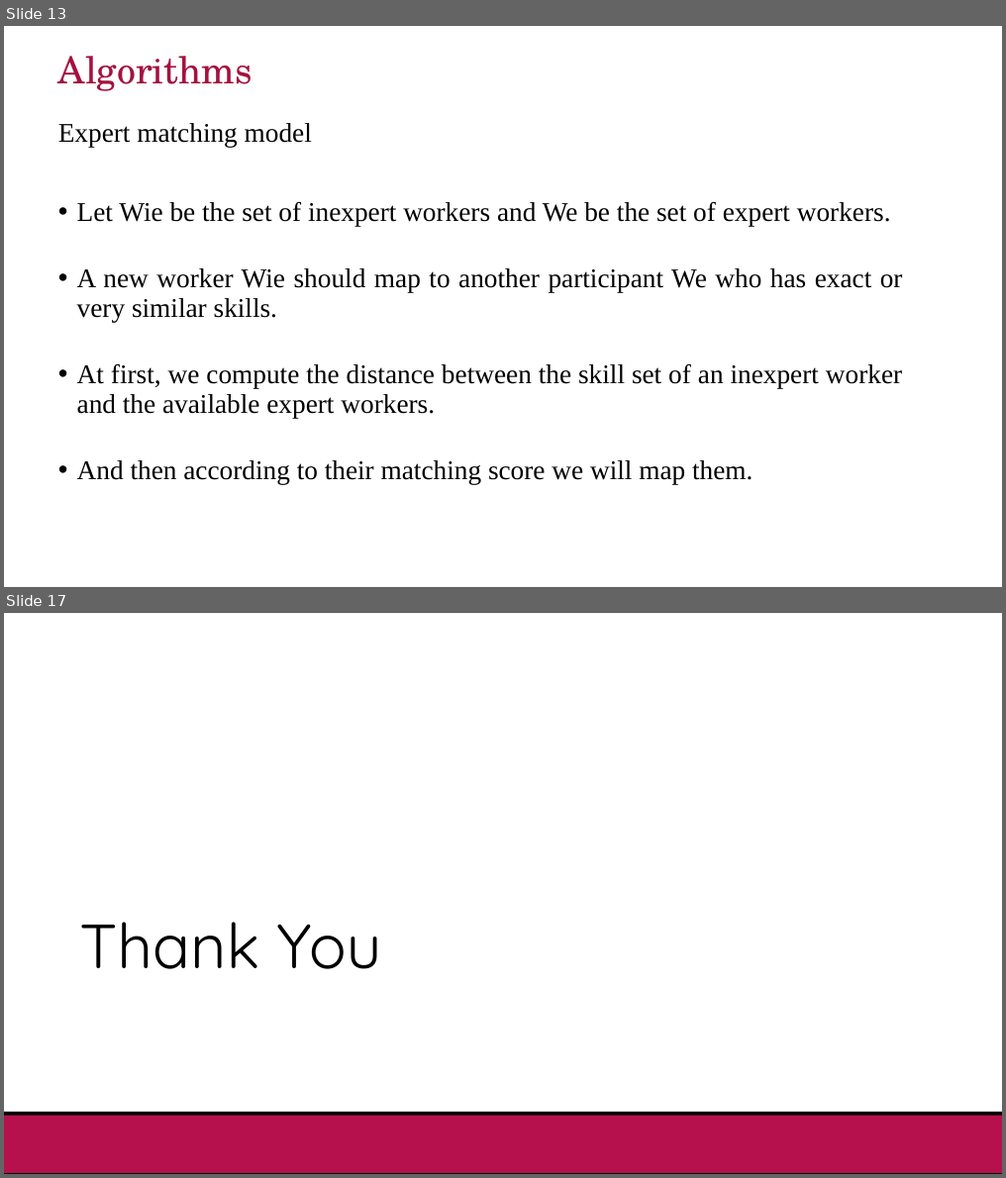
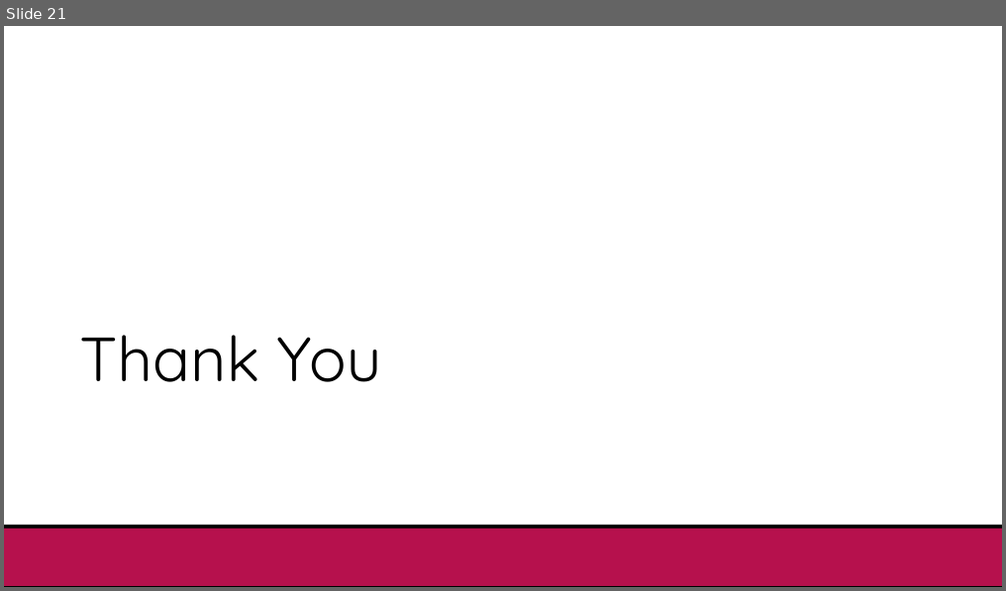
Before and after one commit to manikantathota23/Effective-Task-Allocation-and-Failure-detection, a slide deck: Documentation/First_review_D6.pptx. Shown one above the other, each under a label of ours: slides 13 and 17 before the commit, slide 21 after it; the slides between them are not shown. The pictures are 1006x1178 and 1006x591 pixels, drawn with LibreOffice and Linux fonts; fonts in the diff are those of the drawing; background and template pictures are left out. Boxes give left, top, right and bottom in pixels: in the first picture for what was removed or moved away, otherwise in the second. Text is boxed around its words. In the diff, an @@ line names an element or a change of style, - is before the commit and + after.

```diff
--- a/Documentation/First_review_D6.pptx
+++ b/Documentation/First_review_D6.pptx
@@ slide 13 removed at (4, 26, 1002, 587), background #FFFFFF @@
@@ title removed at (58, 56, 252, 91) @@
-Algorithms
@@ text removed at (58, 123, 903, 484) @@
-Expert matching model
-• Let Wie be the set of inexpert workers and We be the set of expert workers.
-• A new worker Wie should map to another participant We who has exact or very similar skills.
-• At first, we compute the distance between the skill set of an inexpert worker and the available expert workers.
-• And then according to their matching score we will map them.
@@ what was slide 17 is now slide 21 @@
```
Also in this commit, not shown: 5 slides changed, 15 slides added, 10 other slides removed, 2 other files.
